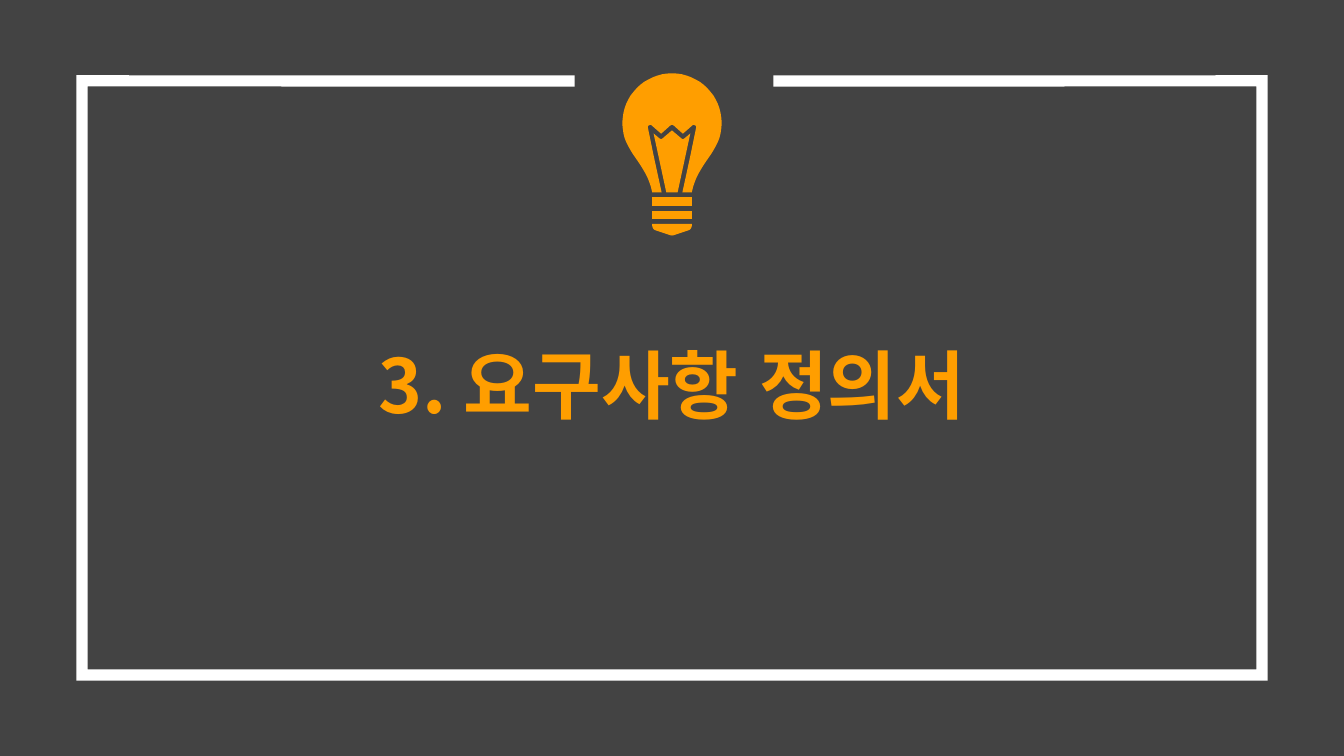
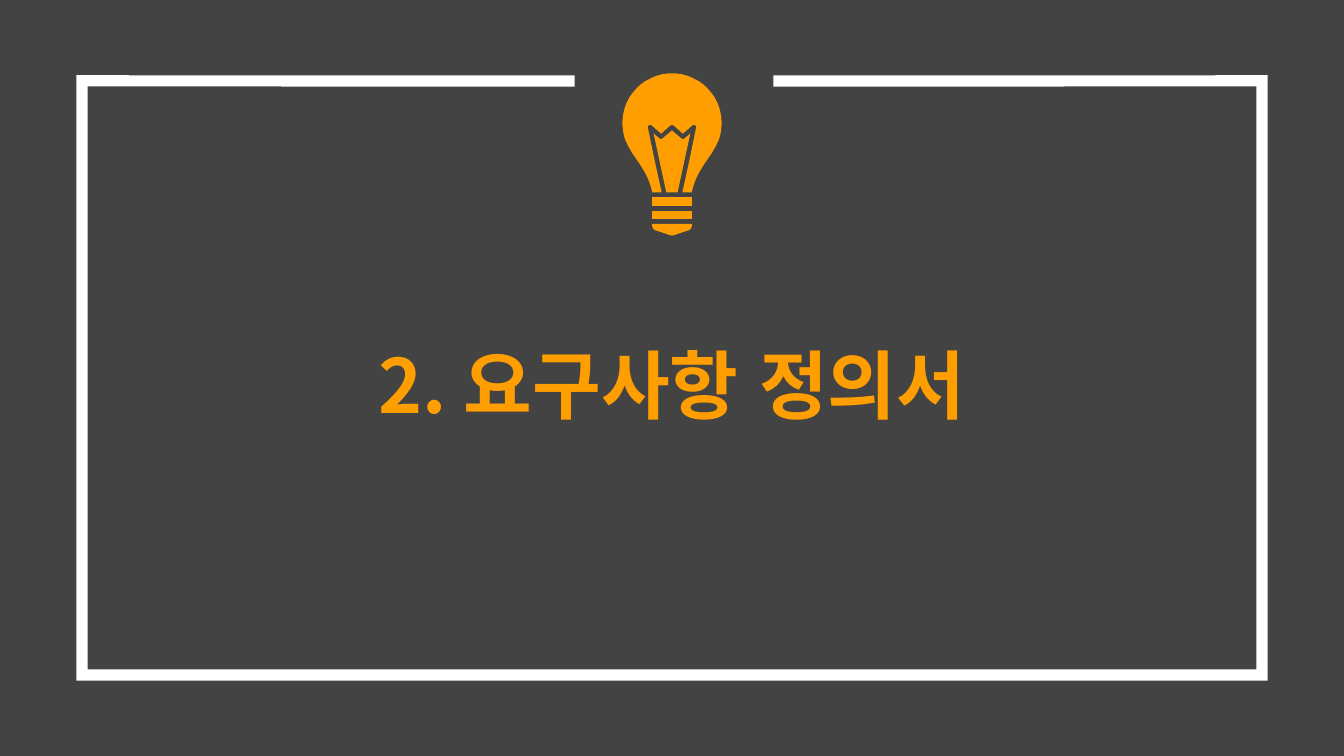
Before and after one commit to hhsw07/ezen-academy-projects, a slide deck: slide 5 of 0 발표용 파워포인트/0508 1차발표/0508 project06 - 파워포인트 종합.pptx (slide 7 before the commit). Drawn at 1344x756 pixels with LibreOffice and Linux fonts; fonts in the diff are those of the drawing. Boxes give left, top, right and bottom in pixels: in the first picture for what was removed or moved away, otherwise in the second. Text is boxed around its words. In the diff, an @@ line names an element or a change of style, - is before the commit and + after.

```diff
--- a/0 발표용 파워포인트/0508 1차발표/0508 project06 - 파워포인트 종합.pptx
+++ b/0 발표용 파워포인트/0508 1차발표/0508 project06 - 파워포인트 종합.pptx
@@ title at (x1=379, y1=350, x2=965, y2=420): text changed @@
-3. 요구사항 정의서
+2. 요구사항 정의서
```
Also in this commit, not shown: 7 other slides changed, 10 slides added, 12 slides removed.
